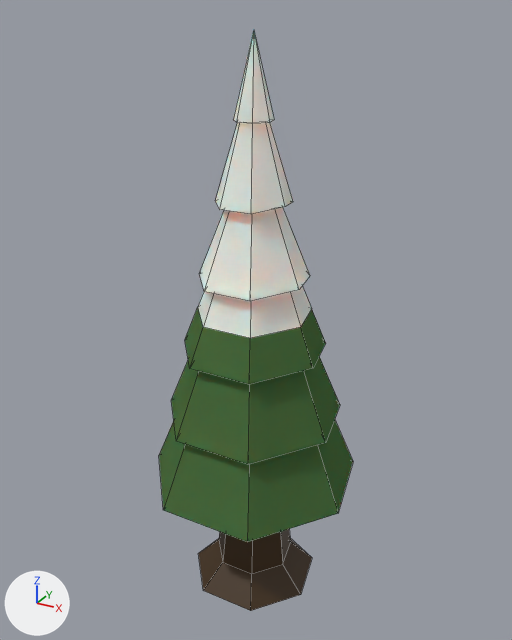
The Blender file Models/Arbre.blend, before and after one commit.
One viewpoint serves both versions: a camera (50 mm lens) standing at (0.999, -1.793, 1.972) and looking at (-0.011, 0.044, 1.053). The axes (+X, +Y, +Z) are drawn at lower left. The lights are the same throughout. Mesh edges are drawn as thin lines.
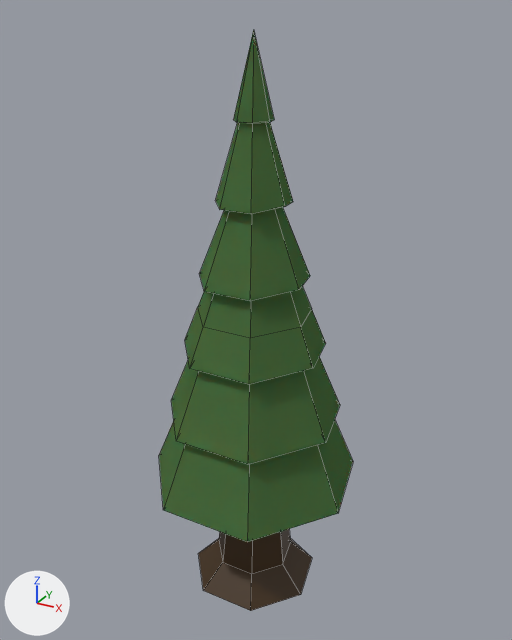
What changed in the scene script:
```text
Change me_cylinder:
    where me_cylinder.from_pydata(...)  # 112 vertices, 107 faces; spans x -0.02..0.68, y -0.62..0.06, z -4.04..-2.2
    used by ob_cylinder; location = (-0.328, 0.3, 4.12)
    me_cylinder part 1: all 28 faces that had it switch from mat_material_001 (white #e8f3eb) to mat_feuilles (dark green #496d3f)
```

Where the change shows, as pixel boxes (x1, y1, x2, y2) in the pictures (512 x 640 px):
part 1 of me_cylinder, recoloured (white to green)
    both: (198, 29, 312, 338)
